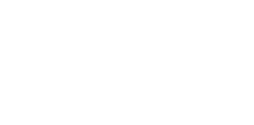
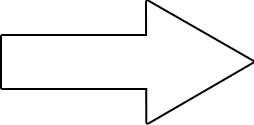
Before/after of a (254, 125) layered artwork. What changed in the layer stack:
pixels changed over (0, 0, 254, 125) (layer not identified)
